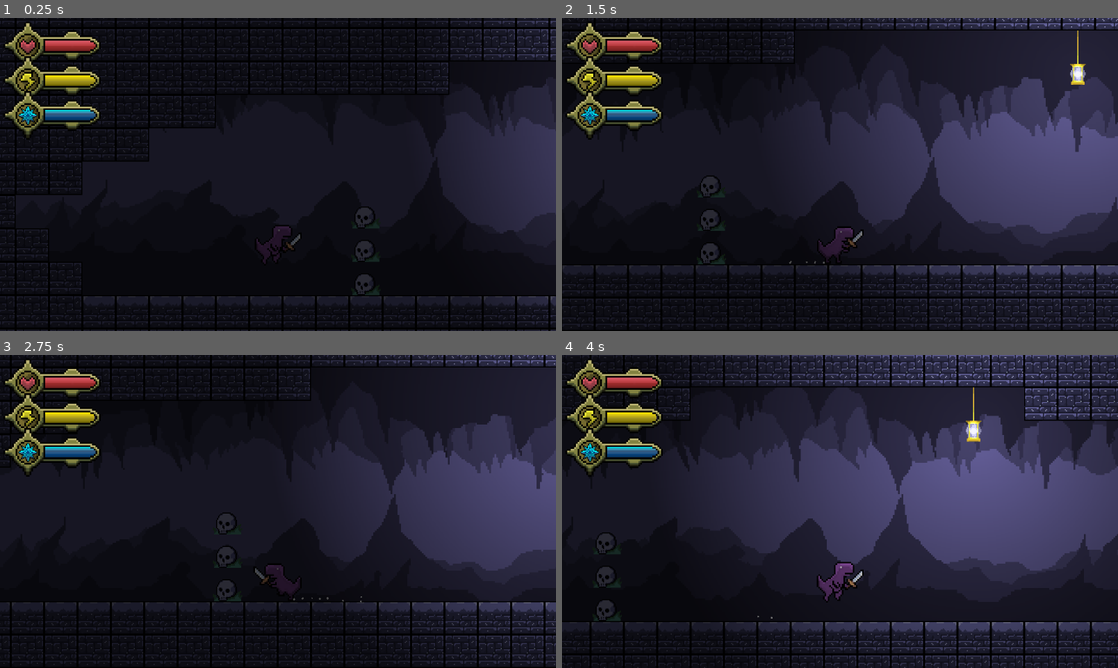
Above: before the commit, frames 1-4 (two rows, left to right).
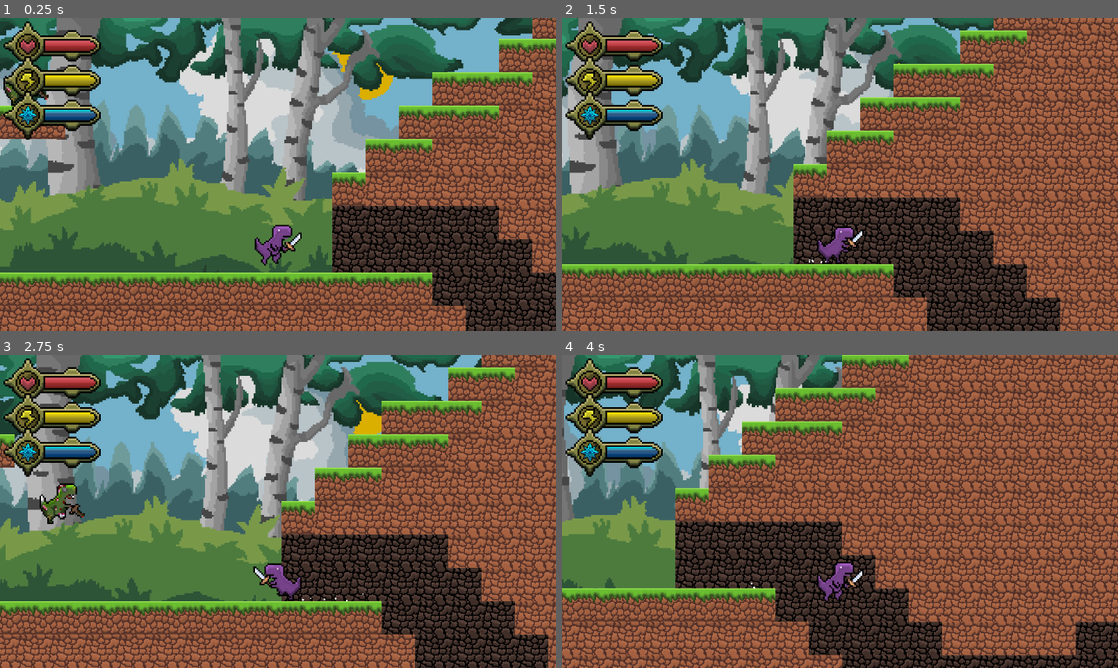
Above: after the commit, the same moments.

Repository: LeeTuah/rexvalley
Game: Godot game, scene res://game_manager.tscn
Two runs of this game, one before a commit and one after it. Both use one fixed random seed, a clock stepped at 60 frames per second and the inputs below.
Inputs (mouse positions are in pixels of both pictures, inside the frame that each line leads up to):
- Up to frame 1 (0.25 s): no input
- Up to frame 2 (1.5 s): tap Space at 0.5 s; move the mouse to (962, 158) at 0.52 s; hold Shift (ui_sprint) 0.53-1.28 s; hold Right (ui_right) from 0.53 s (still down); tap E (ui_interact) at 0.6 s; click (962, 158) at 0.67 s; tap Enter (ui_accept) at 0.77 s; move the mouse to (728, 190) at 1.27 s; tap Shift (ui_sprint) at 1.35 s
- Up to frame 3 (2.75 s): tap Enter (ui_accept) at 1.52 s; tap E (ui_interact) at 1.55 s; move the mouse to (333, 442) at 2.02 s; release Right (ui_right) at 2.03 s; hold Left (ui_left) from 2.03 s (still down); hold Shift (ui_sprint) from 2.03 s (still down); tap 1 (magic_fireball) at 2.1 s
- Up to frame 4 (4 s): move the mouse to (812, 574) at 2.77 s; release Left (ui_left) at 2.78 s; release Shift (ui_sprint) at 2.78 s; hold Right (ui_right) from 2.78 s (still down); right-click (812, 574) at 2.85 s; click (812, 574) at 2.92 s; tap Enter (ui_accept) at 3.02, 3.77 s; tap E (ui_interact) at 3.05 s; move the mouse to (1006, 558) at 3.52 s; hold Shift (ui_sprint) from 3.53 s (still down); tap 2 (magic_shield) at 3.6 s

The runs differ from the first frame. In frame 1, 93% of the frame differs, in the area x 0-100%, y 0-100%; in frame 2, 94%; in frame 3, 93%; in frame 4, 94%.

Commit message:
Added level swapping through doors and no more mid air sprinting

Diff:
--- a/game_manager.gd
+++ b/game_manager.gd
@@ -14,6 +14,8 @@
 
 	# change player position here
 
+	get_node("player").position = _player_coordinates
+
 func _ready() -> void:
 	pass
 
--- a/game_manager.tscn
+++ b/game_manager.tscn
@@ -1,7 +1,7 @@
 [gd_scene format=3 uid="uid://d0o1tpfgdj7gh"]
 
 [ext_resource type="Script" uid="uid://h1c73dfxafel" path="res://game_manager.gd" id="1_smx3j"]
-[ext_resource type="PackedScene" uid="uid://b7pm7wub274mu" path="res://scenes/levels/level0_enclosure.tscn" id="2_8jrwq"]
+[ext_resource type="PackedScene" uid="uid://cgb1rkdcipt7h" path="res://scenes/levels/level0.tscn" id="2_8jrwq"]
 [ext_resource type="PackedScene" uid="uid://bm8s4h5i3c4oe" path="res://scenes/player_stats/health_bar.tscn" id="3_o2178"]
 [ext_resource type="PackedScene" uid="uid://ch5kqc4mtaakt" path="res://scenes/player_stats/stamina_bar.tscn" id="5_vk86k"]
 [ext_resource type="Texture2D" uid="uid://1dk8ldij4tnx" path="res://assets/status_bars/mana_bar_empty.png" id="6_8jrwq"]
@@ -12,7 +12,7 @@
 [node name="game_manager" type="Node2D" unique_id=757637544]
 script = ExtResource("1_smx3j")
 
-[node name="level0_enclosure" parent="." unique_id=456531622 instance=ExtResource("2_8jrwq")]
+[node name="level0" parent="." unique_id=75631860 instance=ExtResource("2_8jrwq")]
 
 [node name="CanvasLayer" type="CanvasLayer" parent="." unique_id=1138046388]
 
@@ -40,6 +40,6 @@
 script = ExtResource("8_dq8jp")
 
 [node name="player" parent="." unique_id=1387465769 instance=ExtResource("8_8jrwq")]
-position = Vector2(371, 592)
+position = Vector2(15492, 945)
 
 [node name="fireball" type="Node" parent="." unique_id=157135525]
--- a/scenes/doors/door.gd
+++ b/scenes/doors/door.gd
@@ -1,26 +1,29 @@
 extends Area2D
+
+@export var next_scene : String
+@export var next_scene_spawn_point : Vector2
+
 @onready var enter_label = $enter_text
 @onready var door_animation = $door_animation
 @onready var door_collision_polygon = $door_collision_polygon
+@onready var game_manager = get_tree().root.get_node("game_manager")
 
 var player_before_door = false
-var door_currently_opening = false
-var door_anim_cooldown = 1.0
-var door_anim_time = 0.0
+var door_opened = false
 
 func _ready() -> void:
 	global.fade_out($enter_text);
 
+
 func _process(delta: float) -> void:
-	if door_currently_opening:
-		door_anim_time -= delta
-		if door_anim_time <= 0:
-			door_currently_opening = false
+	if player_before_door and Input.is_action_just_pressed("ui_interact") and not door_opened:
+		door_animation.play("door_opening")
+		door_opened = true
 
-	elif player_before_door and Input.is_action_just_pressed("ui_interact"):
-		door_animation.play("door_opening")
-		door_currently_opening = true
-		door_anim_time = door_anim_cooldown
+		#this makes the code stop executing until current door animation is over
+		await door_animation.animation_finished
+
+		game_manager.swap_levels(get_parent(), next_scene, next_scene_spawn_point)
 
 
 func _on_body_entered(body: Node2D) -> void:
--- a/scenes/levels/level0.tscn
+++ b/scenes/levels/level0.tscn
@@ -260,6 +260,8 @@
 texture_filter = 1
 texture_repeat = 2
 position = Vector2(17087, 1395)
+next_scene = "res://scenes/levels/level0_enclosure.tscn"
+next_scene_spawn_point = Vector2(500, 700)
 
 [connection signal="body_entered" from="labels/welcome/welcome_area" to="." method="_on_welcome_area_body_entered"]
 [connection signal="body_exited" from="labels/welcome/welcome_area" to="." method="_on_welcome_area_body_exited"]
--- a/scenes/player/player.gd
+++ b/scenes/player/player.gd
@@ -105,7 +105,7 @@
 	var speed = last_speed;
 
 	# sprinting logic calc (acceleration)
-	if (Input.is_action_pressed("ui_sprint") and can_run):
+	if (Input.is_action_pressed("ui_sprint") and can_run and is_on_floor()):
 		speed = move_toward(speed, SPEED * ACCN, SPEED / 15.0);
 		last_speed = speed;
 		sprint_key_released = false;
